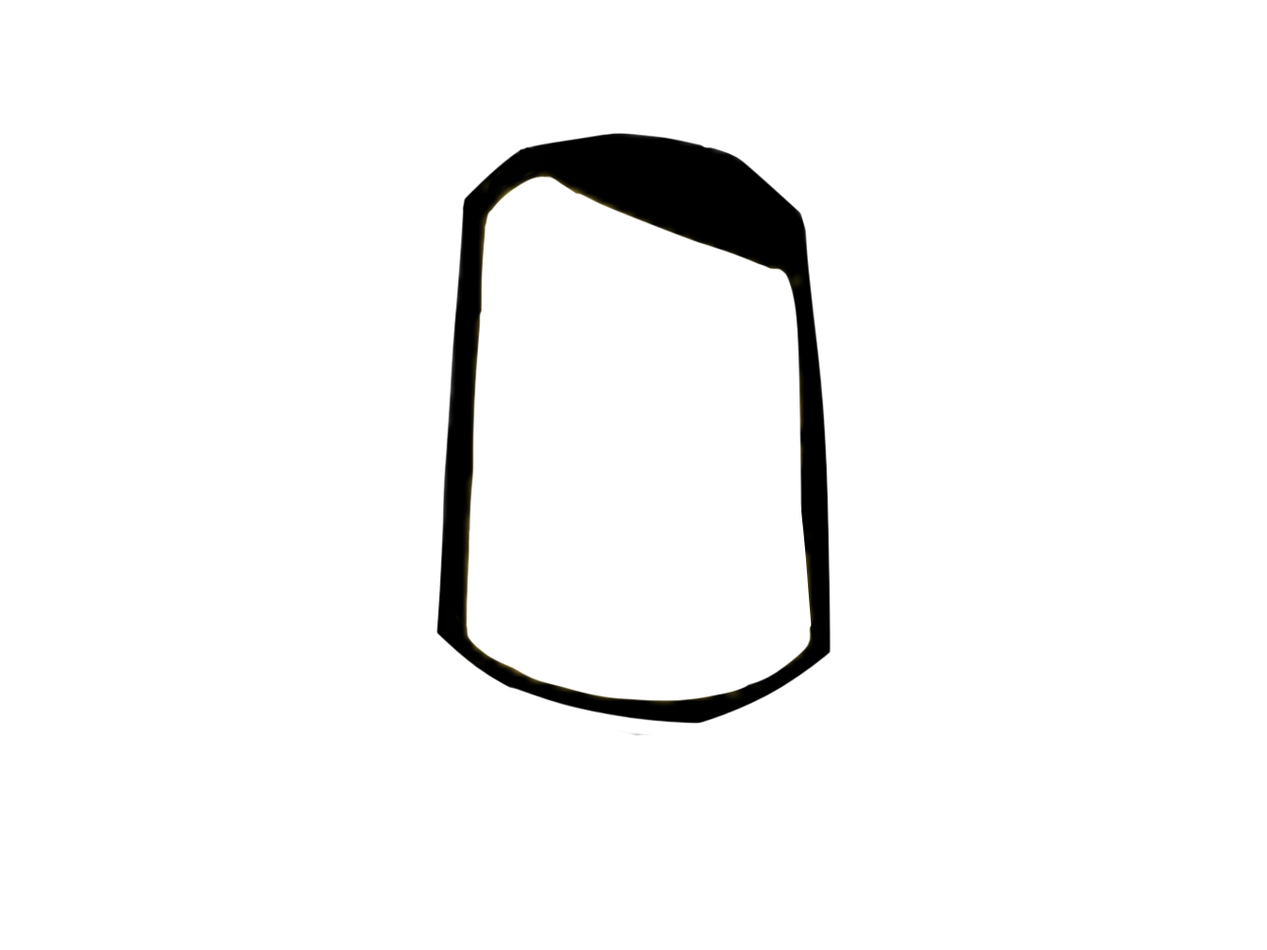
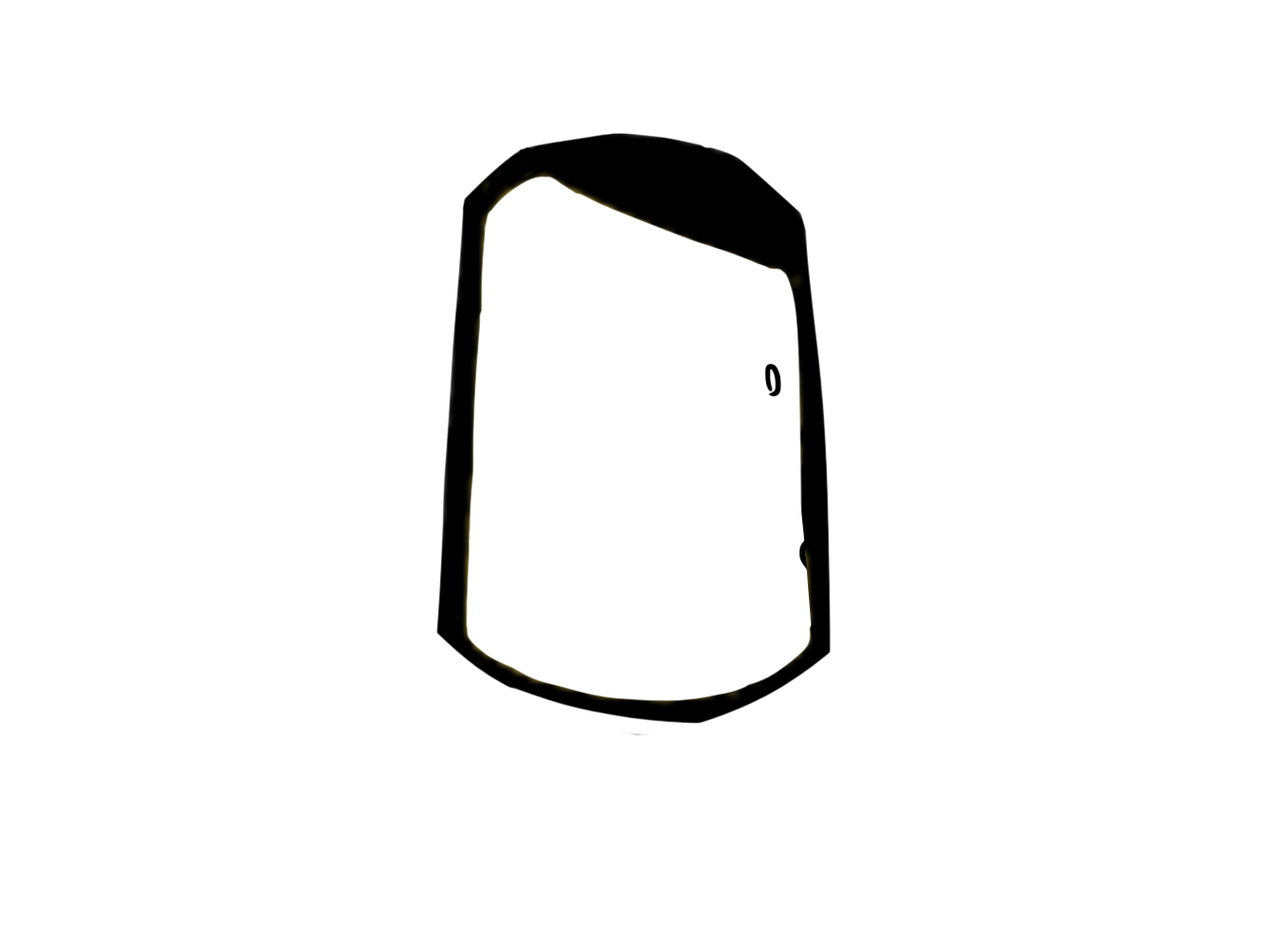
Before/after of a 1267px x 950px layered artwork. What changed in the layer stack:
added layer "Layer 5" above "Layer 4" over [763, 362, 807, 572]
added layer "Layer 4" above "Layer 2" over [763, 362, 807, 572]
added layer "Layer 2" above "Layer 1" over [763, 362, 807, 572]
added layer "Layer 1" above "Layer 3" over [763, 362, 807, 572]
